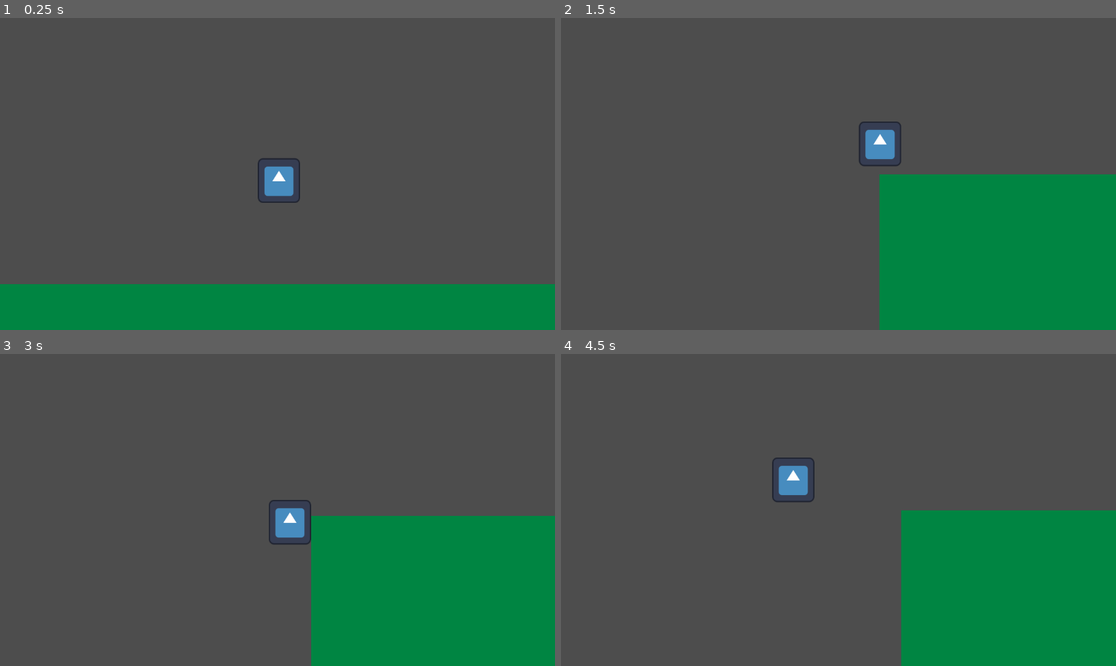
Above: before the commit, frames 1-4 (two rows, left to right).
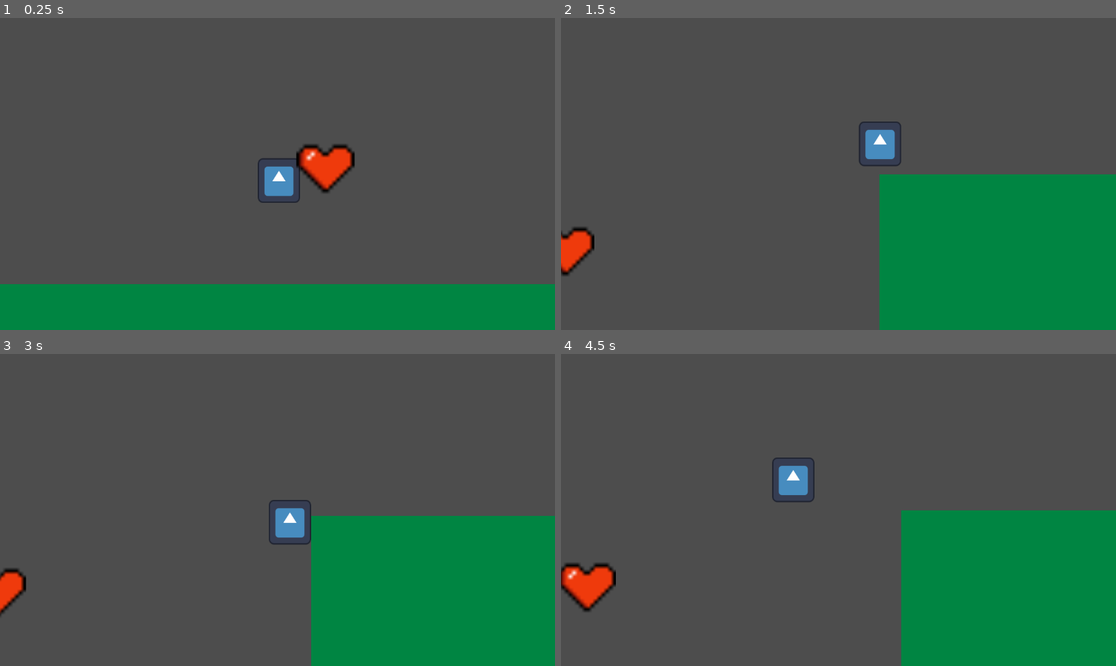
Above: after the commit, the same moments.

Repository: jiayizheng434-design/Daydream
Game: Godot game, scene res://Level.tscn
Same seed, same stepped clock (60 frames per second), same inputs: the game is played once before the commit and once after it. The engine's default icon, where the game draws it, is replaced by a stand-in: a white triangle on a blue panel in a dark square.
Inputs:
- Up to frame 1 (0.25 s): no input
- Up to frame 2 (1.5 s): hold Right (right) from 0.53 s (still down); tap Up (jump) at 0.77 s
- Up to frame 3 (3 s): tap Up (jump) at 1.52 s; release Right (right) at 2.03 s; hold A (left) 2.03-2.78 s; hold Right (right) from 2.78 s (still down)
- Up to frame 4 (4.5 s): tap Up (jump) at 3.02, 3.77 s; release Right (right) at 4.28 s; hold A (left) from 4.28 s (still down)

The runs differ from the first frame. In frame 1, 1.1% of the frame differs, in the area x 53-64%, y 40-57%; in frame 2, 0.7%; in frame 3, 0.5%; in frame 4, 1.1%.

Commit message:
my commputer is dying

Diff:
--- a/Level.tscn
+++ b/Level.tscn
@@ -727,12 +727,13 @@
 position_smoothing_speed = 6.0
 
 [node name="CanvasLayer" type="CanvasLayer" parent="CharacterBody2D"]
+follow_viewport_enabled = true
 
 [node name="HBoxContainer" type="HBoxContainer" parent="CharacterBody2D/CanvasLayer"]
-offset_left = 7515.0
-offset_top = 10464.0
-offset_right = 7640.0
-offset_bottom = 10585.0
+offset_left = 7476.0
+offset_top = 10683.0
+offset_right = 7601.0
+offset_bottom = 10804.0
 
 [node name="Heart" type="TextureRect" parent="CharacterBody2D/CanvasLayer/HBoxContainer"]
 layout_mode = 2
